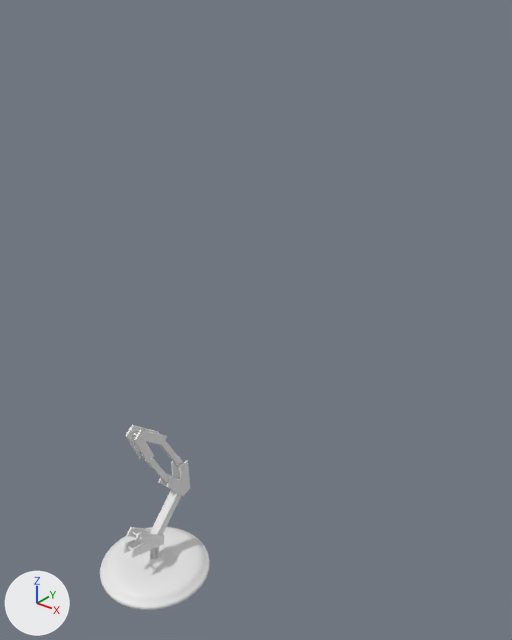
Renders of the Blender file S5/LampScene.blend from each side of a commit.
The view is the same before and after, from a 50 mm lens placed at (8.87, -7.62, 11.51), pointed at (2.19, 0.74, 6.33). Lighting does not change. The marker at lower left points along +X, +Y and +Z.

The older version as bpy lines, for what is in view:
```python
me_middlepart_001 = bpy.data.meshes.new('MiddlePart.001')
me_middlepart_001.from_pydata(...)  # 110 vertices, 59 faces; spans x -0.525..0.118, y -0.213..0.598, z 0.0..0.158
me_sphere = bpy.data.meshes.new('Sphere')
me_sphere.from_pydata(...)  # 9122 vertices, 9216 faces; spans x -1.0..1.0, y -1.0..1.0, z -1.0..1.0
me_sphere.materials.append(mat_yellowlight)  # white #fffee3
me_stem = bpy.data.meshes.new('Stem')
me_stem.from_pydata(...)  # 286 vertices, 203 faces, 4 loose edges; spans x -0.158..0.158, y -0.699..0.207, z 0.167..1.386
ob_sphereright = bpy.data.objects.new('SphereRight', me_sphere)
ob_sphereright.location = (4.0, 0.0, 10.0)
ob_sphereright.hide_viewport = True
ob_stem = bpy.data.objects.new('Stem', me_stem)
ob_stem.parent = ob_stemparts
ob_stem.matrix_parent_inverse = Matrix(((1.0, 0.0, 0.0, -0.12), (0.0, 1.0, 0.0, -0.341), (0.0, 0.0, 1.0, -3.193), (0.0, 0.0, 0.0, 1.0)))
ob_stem.location = (0.0, 0.0, 0.0)
ob_toppart = bpy.data.objects.new('TopPart', me_middlepart_001)
ob_toppart.parent = ob_upperarm
ob_toppart.matrix_parent_inverse = Matrix(((1.0, 0.0, 0.0, -0.188), (0.0, 1.0, 0.0, -0.511), (0.0, 0.0, 1.0, -2.037), (0.0, 0.0, 0.0, 1.0)))
ob_toppart.location = (0.0, -0.198, 3.49)
ob_toppart.rotation_euler = (1.571, 2.769, 1.571)  # degrees (90, 159, 90)
_m = ob_toppart.modifiers.new('Mirror', 'MIRROR')
_m.mirror_object = ob_zeroaxispoint
# also in view: 'LampBaseLP' at (0.0, 0.0, 0.18)
```
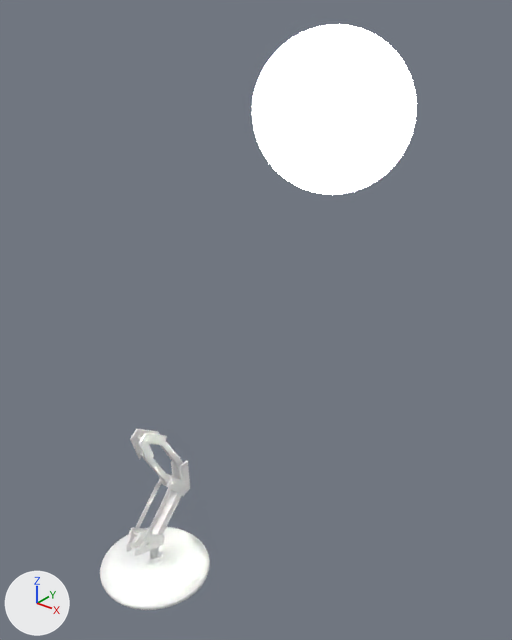
What changed in the scene script:
```text
Add me_stemupperarmconnector:
    me_stemupperarmconnector.from_pydata([(-0.31, -1.57, -0.06), (-0.31, -1.57, 0.06), (-0.47, 0.05, -0.06), (-0.47, 0.05, 0.06), (-0.19, -1.57, -0.06), (-0.19, -1.57, 0.06), (-0.35, 0.05, -0.06), (-0.35, 0.05, 0.06), (-0.47, -0.14, -0.06), (-0.31, -0.29, -0.06), (-0.31, -0.29, 0.06), (-0.47, -0.14, 0.06), (-0.19, -0.29, -0.06), (-0.35, -0.14, -0.06), (-0.35, -0.14, 0.06), (-0.19, -0.29, 0.06)], [], [(8, 11, 3, 2), (2, 3, 7, 6), (12, 15, 5, 4), (4, 5, 1, 0), (9, 12, 4, 0), (15, 10, 1, 5), (7, 3, 11, 14), (14, 11, 10, 15), (2, 6, 13, 8), (8, 13, 12, 9), (6, 7, 14, 13), (13, 14, 15, 12), (0, 1, 10, 9), (9, 10, 11, 8)])
Change ob_toppart:
    ob_toppart.location: (0.0, -0.198, 3.49) -> (0.125, -0.0586, 3.384)
Change ob_sphereright:
    remove ob_sphereright.hide_viewport = True
Add ob_stemupperarmconnector:
    ob_stemupperarmconnector = bpy.data.objects.new('StemUpperArmConnector', me_stemupperarmconnector)
    ob_stemupperarmconnector.parent = ob_stemparts
    ob_stemupperarmconnector.matrix_parent_inverse = Matrix(((1.0, 0.0, 0.0, -0.12), (0.0, 1.0, 0.0, -0.341), (0.0, 0.0, 1.0, -3.193), (0.0, 0.0, 0.0, 1.0)))
    ob_stemupperarmconnector.location = (0.188, 0.51, 2.038)
    ob_stemupperarmconnector.rotation_euler = (0.821, 0.0, 0.0)  # degrees (47, 0, 0)
    ob_stemupperarmconnector.scale = (0.1, 1.0, 1.0)
    _m = ob_stemupperarmconnector.modifiers.new('Mirror', 'MIRROR')
    _m.mirror_object = ob_zeroaxispoint
```

Location of each change, (x1, y1, x2, y2) in pixels of the pictures (512 x 640 px):
'SphereRight', shown
    after: (252, 24, 417, 195)
'TopPart', moved
    before: (125, 425, 167, 463)
    after: (130, 428, 167, 463)
'StemUpperArmConnector', added
    after: (126, 481, 175, 555)
